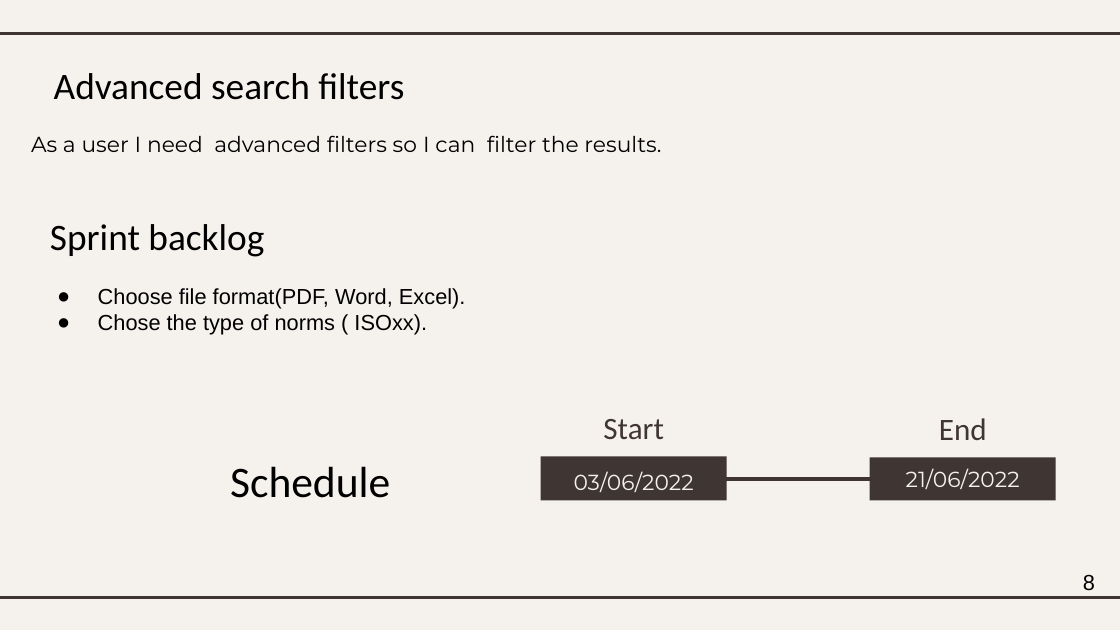
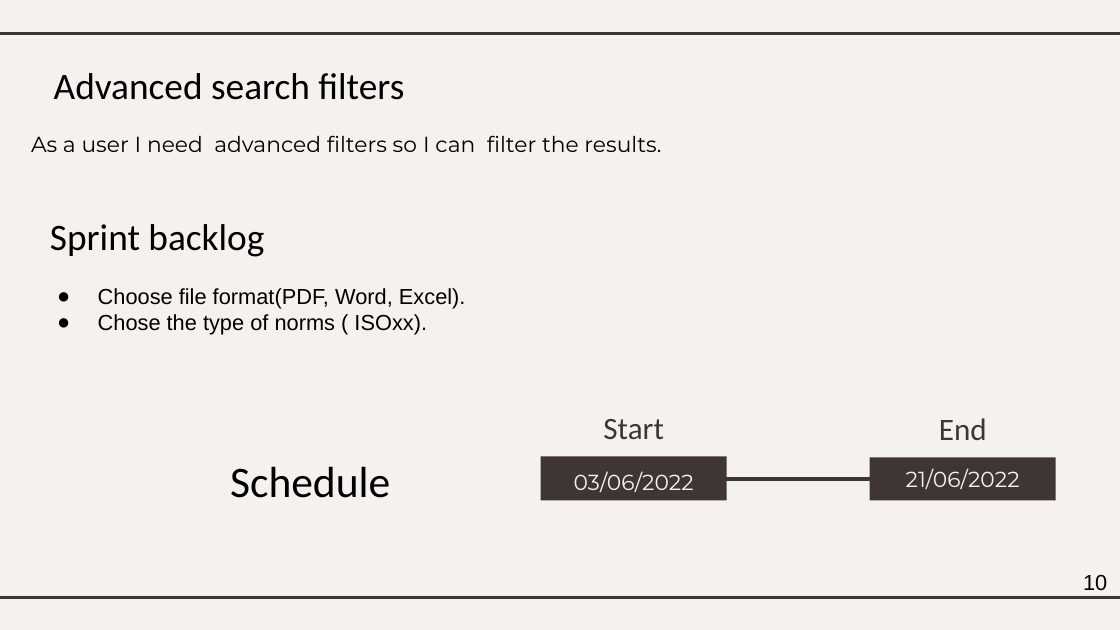
Before and after one commit to samar-savage/Audit, a slide deck: slide 11 of scrum slide ppt.pptx (slide 8 before the commit). Drawn at 1120x630 pixels with LibreOffice and Linux fonts; fonts in the diff are those of the drawing. Boxes give left, top, right and bottom in pixels: in the first picture for what was removed or moved away, otherwise in the second. Text is boxed around its words. In the diff, an @@ line names an element or a change of style, - is before the commit and + after.

```diff
--- a/scrum slide ppt.pptx
+++ b/scrum slide ppt.pptx
@@ text at [1083, 575, 1107, 591]: text changed @@
-8
+10
```
Also in this commit, not shown: 6 other slides changed, 2 slides added, 11 other files.
